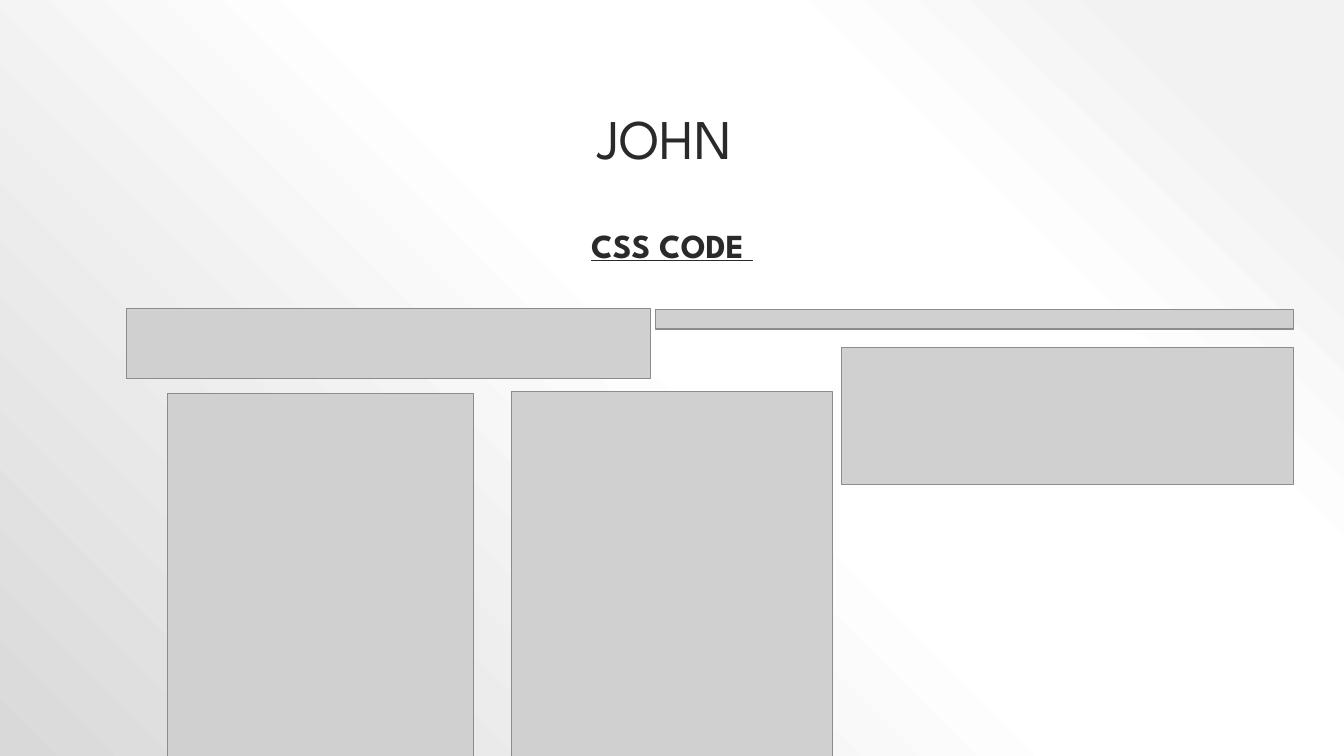
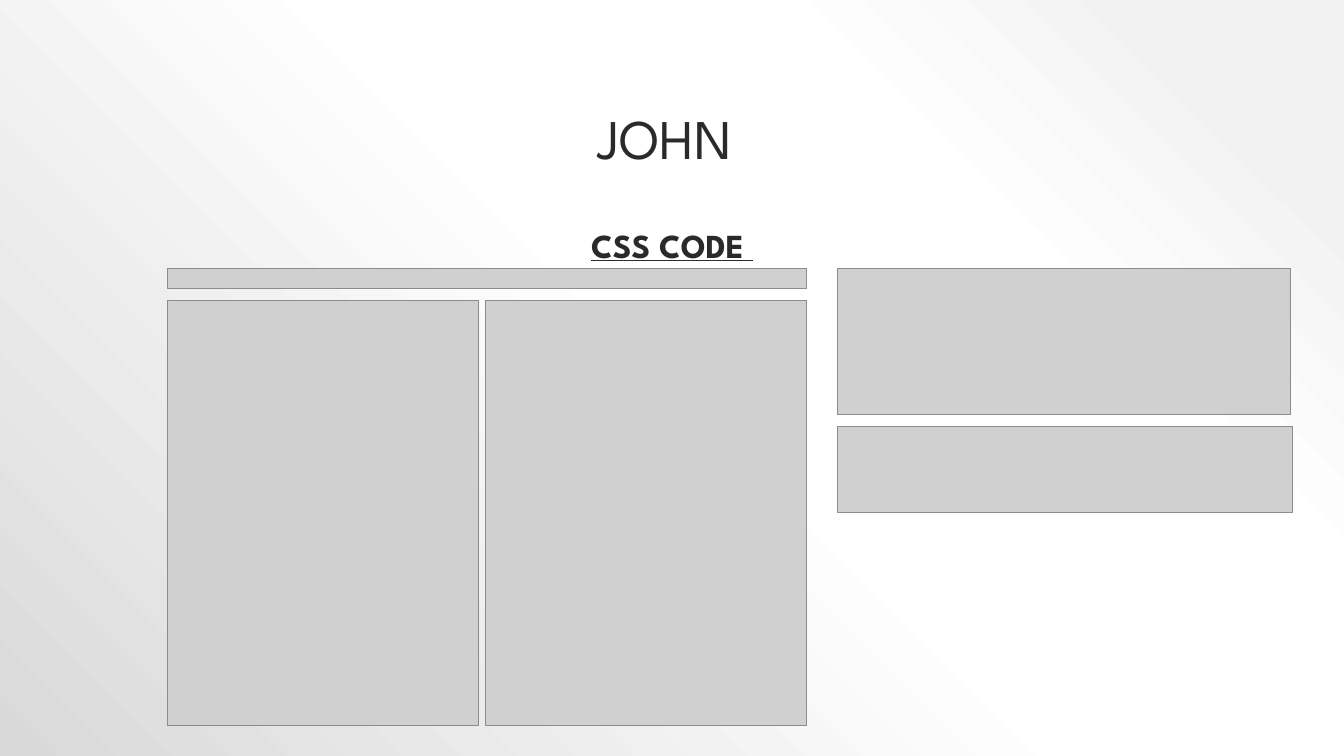
Before and after one commit to Jordanmyer92/COVID-Part-3, a slide deck: slide 10 of PROJECT_3_PRESENTATION (2).pptx. Drawn at 1344x756 pixels with LibreOffice and Linux fonts; fonts in the diff are those of the drawing; grey boxes stand for pictures. Boxes give left, top, right and bottom in pixels: in the first picture for what was removed or moved away, otherwise in the second. Text is boxed around its words. In the diff, an @@ line names an element or a change of style, - is before the commit and + after.

```diff
--- a/PROJECT_3_PRESENTATION (2).pptx
+++ b/PROJECT_3_PRESENTATION (2).pptx
@@ picture: place and size @@
-picture at bbox=[655, 310, 1294, 330]
+picture at bbox=[167, 268, 806, 288]
@@ picture: place and size @@
-picture at bbox=[841, 348, 1294, 485]
+picture at bbox=[838, 268, 1291, 414]
@@ picture: place and size @@
-picture at bbox=[167, 393, 473, 756]
+picture at bbox=[167, 301, 478, 726]
@@ picture: place and size @@
-picture at bbox=[511, 392, 832, 756]
+picture at bbox=[486, 301, 807, 726]
@@ picture: place and size @@
-picture at bbox=[126, 309, 650, 378]
+picture at bbox=[838, 426, 1293, 512]
```
Also in this commit, not shown: 8 other slides changed, 1 other file.
